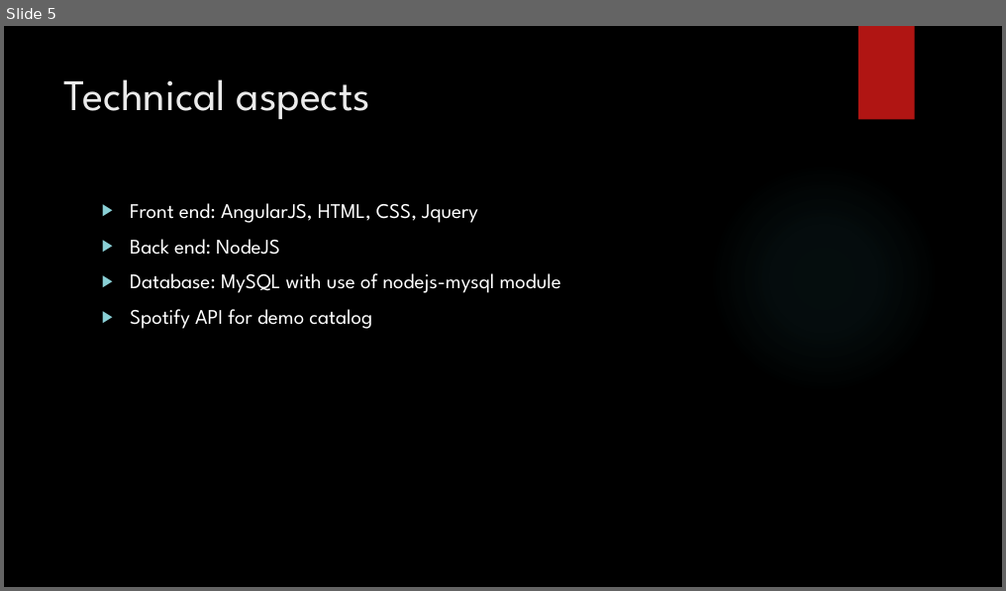
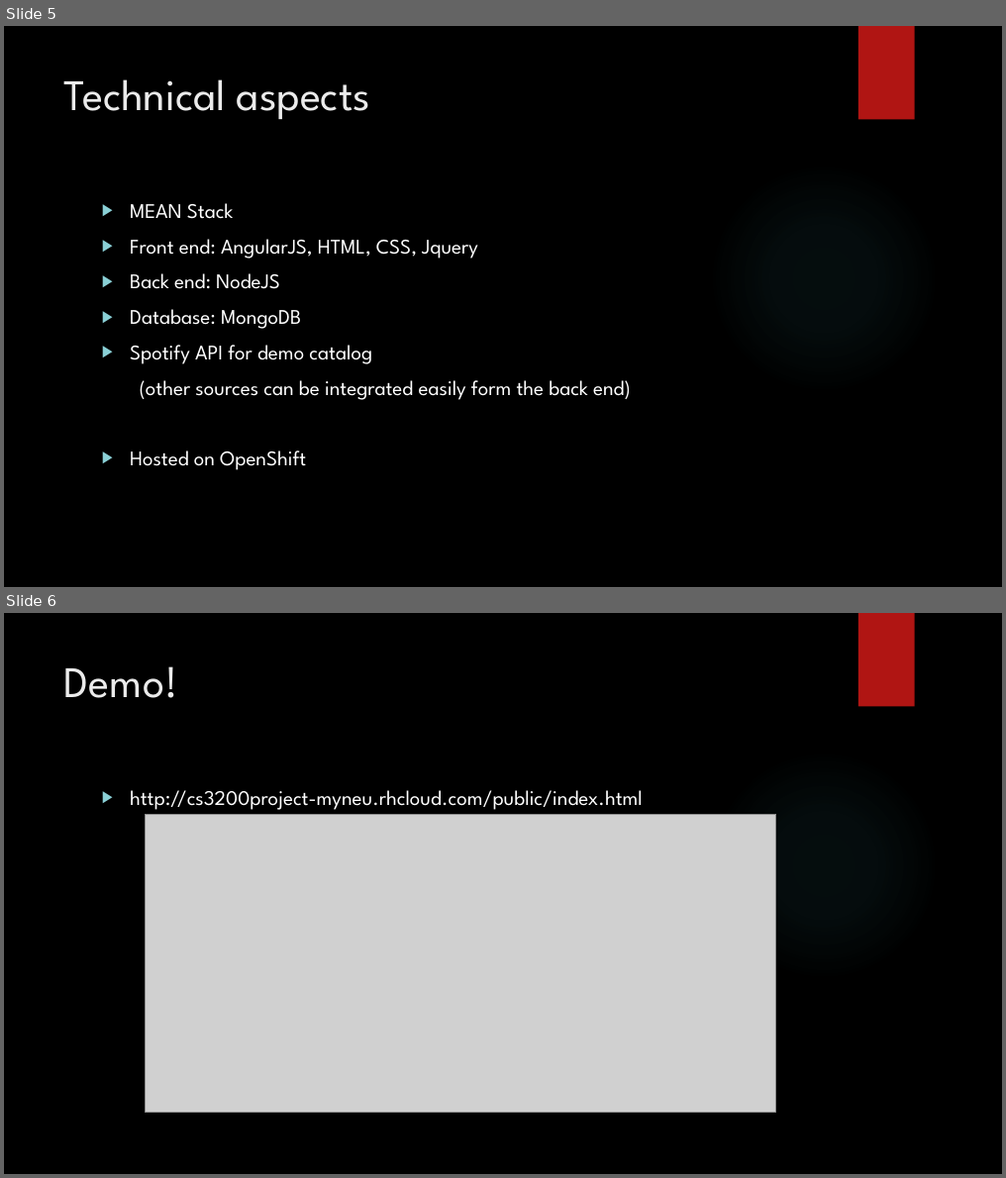
Before and after one commit to Eragon29692/CS3200, a slide deck: CS3200 Project - MusicDB.pptx. Shown one above the other, each under a label of ours: slide 5 before the commit, slides 5 and 6 after it. The pictures are 1006x591 and 1006x1178 pixels, drawn with LibreOffice and Linux fonts; fonts in the diff are those of the drawing; grey boxes stand for pictures; background and template pictures are left out. Boxes give left, top, right and bottom in pixels: in the first picture for what was removed or moved away, otherwise in the second. Text is boxed around its words. In the diff, an @@ line names an element or a change of style, - is before the commit and + after.

```diff
--- a/CS3200 Project - MusicDB.pptx
+++ b/CS3200 Project - MusicDB.pptx
@@ slide 6 added at box(4, 613, 1002, 1174), background picture (left out); not listed: 2 template elements that a slide beside it also shows @@
@@ title added at box(64, 666, 178, 698), 42 pt, text #EBEBEB @@
+Demo!
@@ text added at box(130, 790, 643, 810), 20 pt, text #FFFFFF @@
+▶ http://cs3200project-myneu.rhcloud.com/public/index.html
@@ picture added at box(145, 814, 776, 1112) @@
@@ slide 5 changed as well @@
@@ text at box(130, 203, 234, 219): paragraph added @@
+▶ MEAN Stack
@@ text at box(130, 309, 301, 329): text changed @@
-▶ Database: MySQL with use of nodejs-mysql module
+▶ Database: MongoDB
@@ text at box(130, 380, 631, 471): paragraphs added @@
+(other sources can be integrated easily form the back end)
+▶ Hosted on OpenShift
```
Also in this commit, not shown: 4 other slides changed, 1 slide removed.
